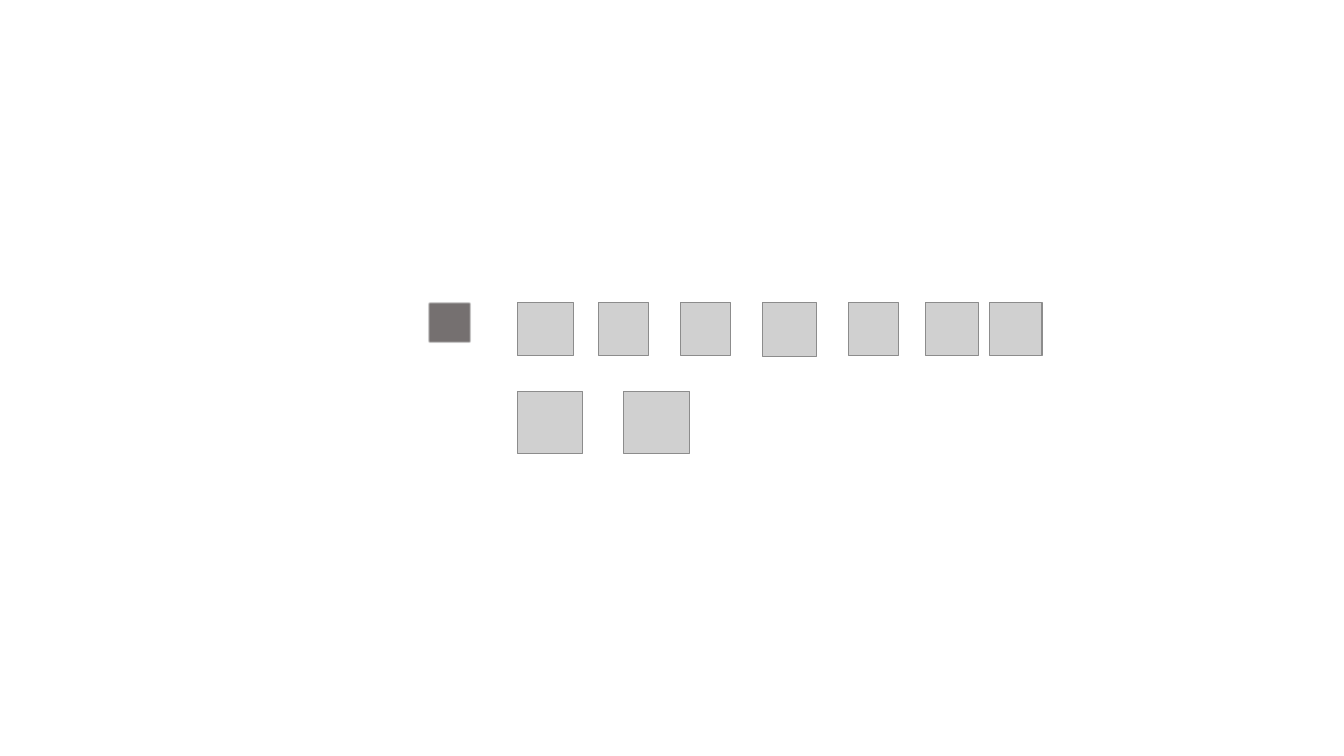
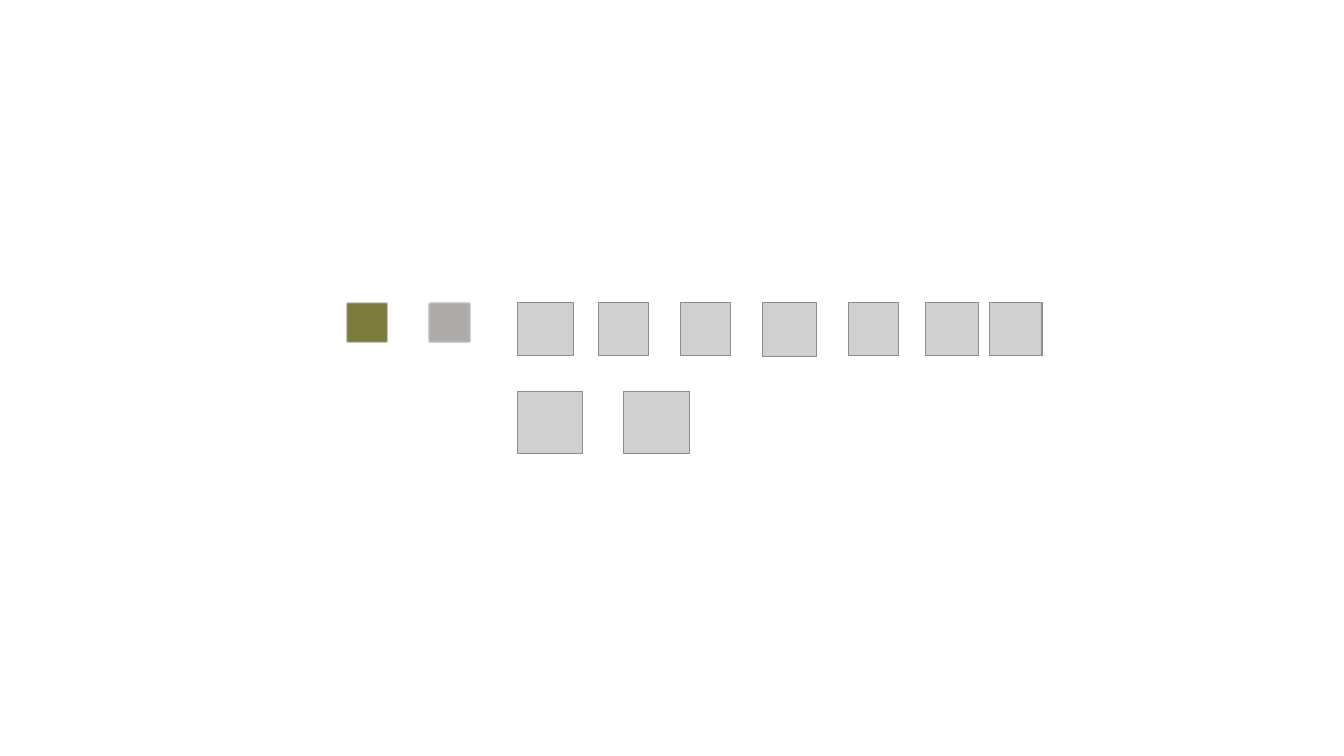
Before and after one commit to HaTheHien/PacMan, a slide deck: slide 1 of Presentation1.pptx. Drawn at 1344x756 pixels with LibreOffice and Linux fonts; fonts in the diff are those of the drawing; grey boxes stand for pictures. Boxes give left, top, right and bottom in pixels: in the first picture for what was removed or moved away, otherwise in the second. Text is boxed around its words. In the diff, an @@ line names an element or a change of style, - is before the commit and + after.

```diff
--- a/Presentation1.pptx
+++ b/Presentation1.pptx
@@ rectangle added at [346,302,388,343], fill #7E7C3C, outline #000000 1 pt @@
@@ rectangle at [429,302,471,343]: fill #767171 to #AFABAB @@
```
Also in this commit, not shown: 3 other files.
